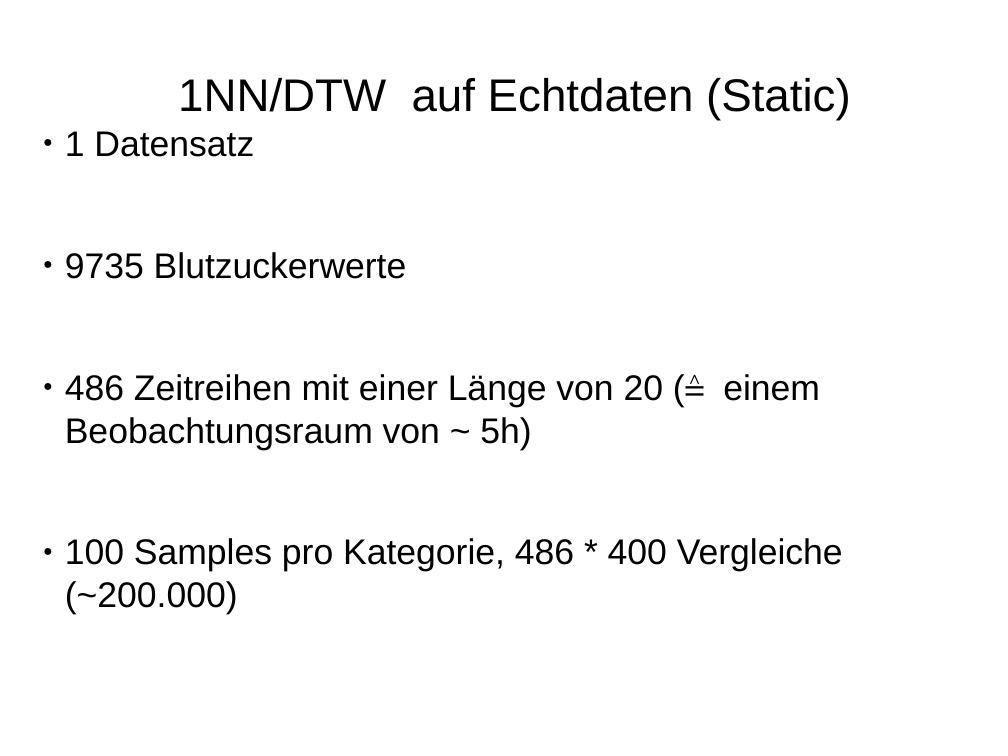
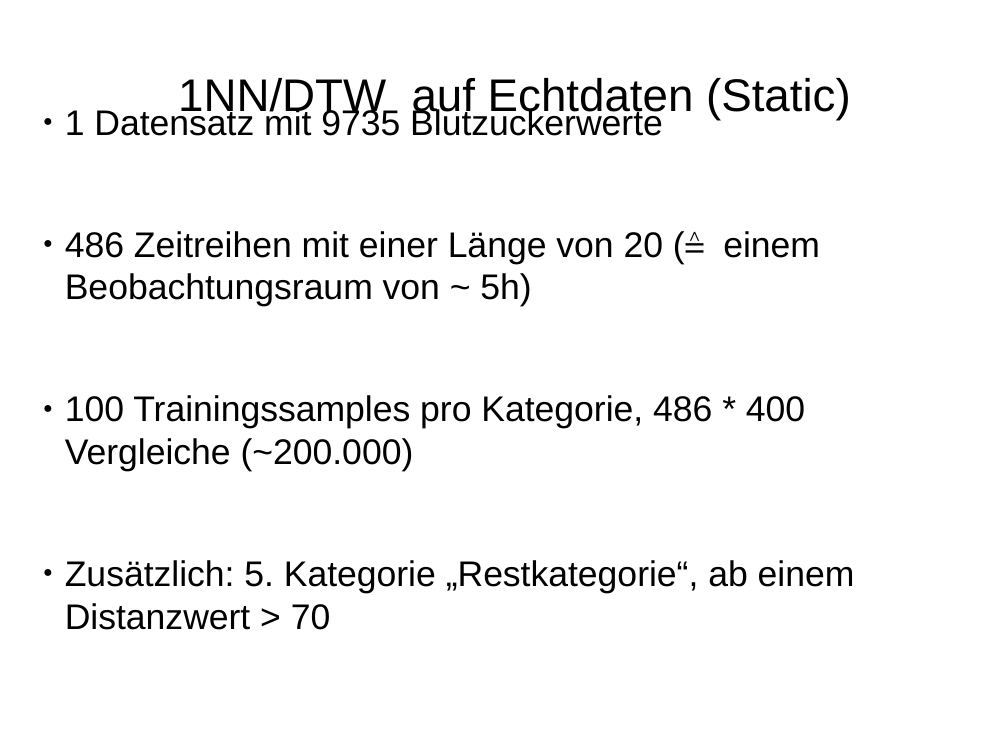
Before and after one commit to HannahSyrek/MTAnalysisOfCGMCurves, a slide deck: slide 4 of Stuff/presentation_02_03_18.odp. Drawn at 1008x756 pixels with LibreOffice and Linux fonts; fonts in the diff are those of the drawing. Boxes give left, top, right and bottom in pixels: in the first picture for what was removed or moved away, otherwise in the second. Text is boxed around its words. In the diff, an @@ line names an element or a change of style, - is before the commit and + after.

```diff
--- a/Stuff/presentation_02_03_18.odp
+++ b/Stuff/presentation_02_03_18.odp
@@ subtitle "1 Datensatz mit 9735 Blutzuckerwerte": place and size @@
-subtitle "1 Datensatz mit 9735 Blutzuckerwerte" at box(65, 252, 843, 614)
+subtitle "1 Datensatz mit 9735 Blutzuckerwerte" at box(65, 107, 855, 630)
@@ subtitle at box(65, 107, 663, 136): text changed @@
-● 1 Datensatz
-● 9735 Blutzuckerwerte
+● 1 Datensatz mit 9735 Blutzuckerwerte
@@ subtitle at box(65, 395, 855, 630): text changed @@
-● 100 Samples pro Kategorie, 486 * 400 Vergleiche (~200.000)
+● 100 Trainingssamples pro Kategorie, 486 * 400 Vergleiche (~200.000)
+● Zusätzlich: 5. Kategorie „Restkategorie“, ab einem Distanzwert > 70
```
Also in this commit, not shown: 8 other slides changed, 1 slide added, 3 other files.
